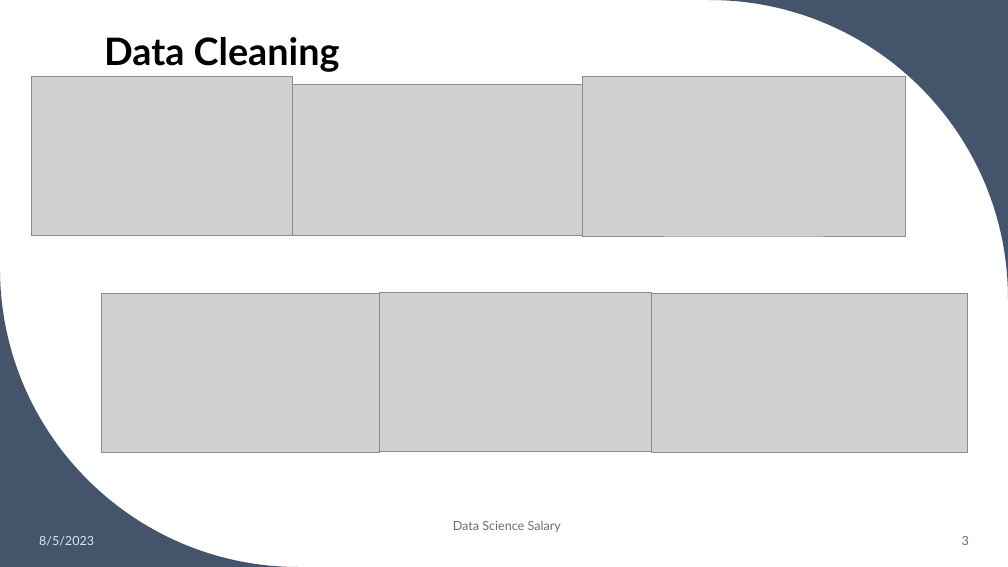
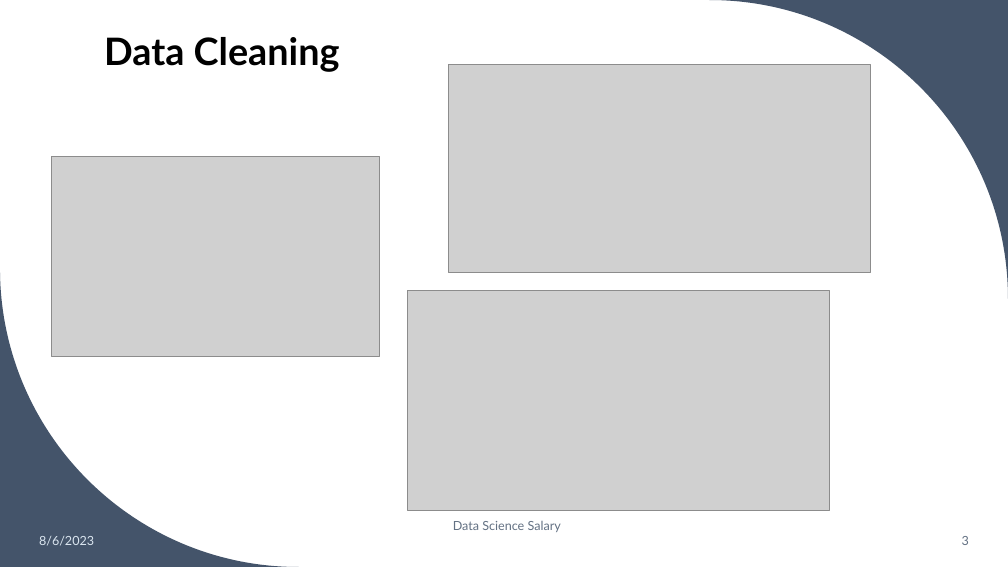
Before and after one commit to Nelsonqtran/DSE5002, a slide deck: slide 3 of R Project/R_Project_NT.pptx. Drawn at 1008x567 pixels with LibreOffice and Linux fonts; fonts in the diff are those of the drawing; grey boxes stand for pictures. Boxes give left, top, right and bottom in pixels: in the first picture for what was removed or moved away, otherwise in the second. Text is boxed around its words. In the diff, an @@ line names an element or a change of style, - is before the commit and + after.

```diff
--- a/R Project/R_Project_NT.pptx
+++ b/R Project/R_Project_NT.pptx
@@ picture: place and size @@
-picture at (582, 76, 905, 236)
+picture at (448, 64, 870, 272)
@@ picture: place and size @@
-picture at (32, 76, 293, 235)
+picture at (51, 157, 380, 356)
@@ picture removed at (101, 293, 380, 453) @@
@@ picture removed at (380, 293, 651, 452) @@
@@ picture: place and size @@
-picture at (293, 85, 582, 235)
+picture at (408, 291, 830, 510)
@@ picture removed at (652, 293, 968, 453) @@
@@ text at (39, 536, 94, 546): text changed @@
-8/5/2023
+8/6/2023
```
Also in this commit, not shown: 3 other slides changed, 1 slide added, 9 other files.
